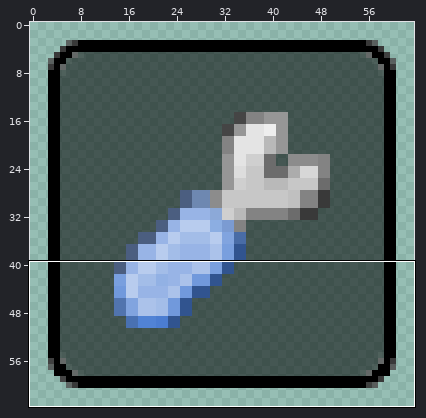
Edited in one commit: pixel-art sprite (materials/icon64/chicagoRP_settings.png). Above: a wide view before the commit, with the close-up outlined.
Close-up. As it was:
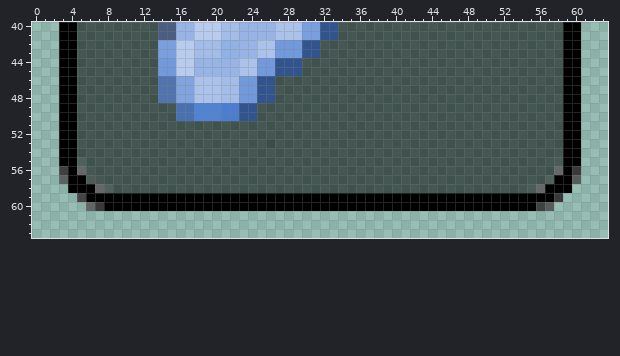
The file is 64x64 pixels. Colours within 5 levels of each other are drawn and written as one. Shown: x 0..63, y 40..63. The commit also changed other parts of the picture, which this record leaves out.
After the commit:
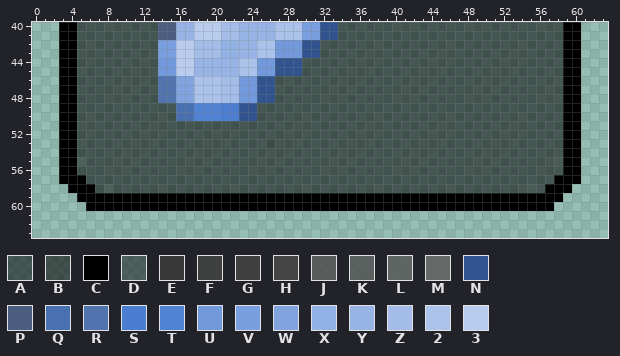
Palette (. is transparent): A #0000008a  B #00000091  C #000000  D #19191990  E #393939  F #3c3c3cf7  G #3f3f3ffd  H #454545  J #505050e0  K #515151da  L #535353d1  M #606060e7  N #31548f  P #4b5e80  Q #4971b2  R #5174ae  S #4b7dd1  T #5183d5  U #7199dc  V #799fde  W #81a4df  X #92b1e4  Y #98b4e6  Z #a3bde8  2 #abc2ea  3 #b8ccee
The edit:
The author changed colour D to colour A in row 57 at x 6 and 57.
The author changed colour M to colour A in row 56 at x 5 and 58; in row 58 at x 7 and 56.
The author changed colour E to colour C in row 56 at x 60; in row 59 at x 58; in row 60 at x 7.
The author changed colour F to colour C in row 60 at x 56.
The author changed colour G to colour C in row 56 at x 3.
The author changed colour H to colour C in row 59 at x 5.
The author changed colour J to colour C in row 57 at x 60; in row 60 at x 57.
The author changed colour K to colour C in row 57 at x 3.
The author changed colour L to colour C in row 60 at x 6.
Boxes around the changes in both close-ups, in picture pixels (x1, y1, x2, y2):
changed: (59, 166, 104, 211)
changed: (536, 166, 581, 211)
